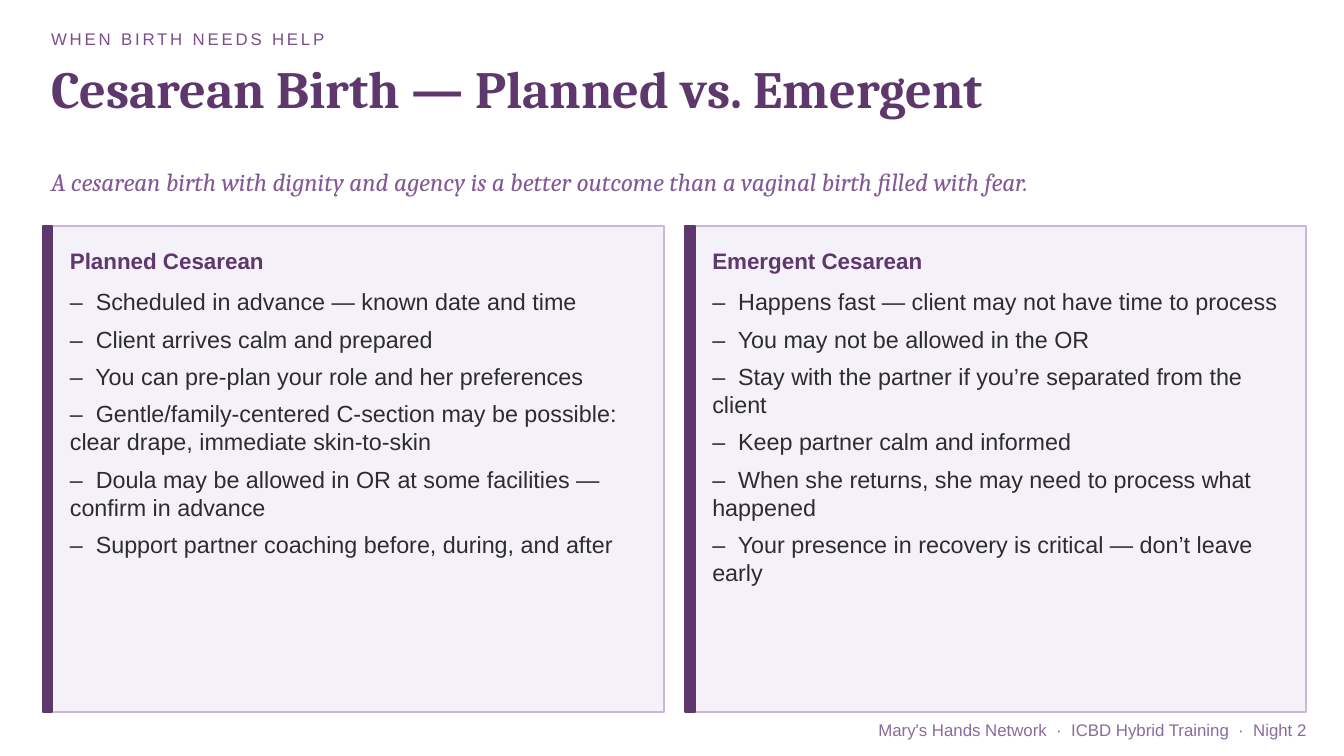
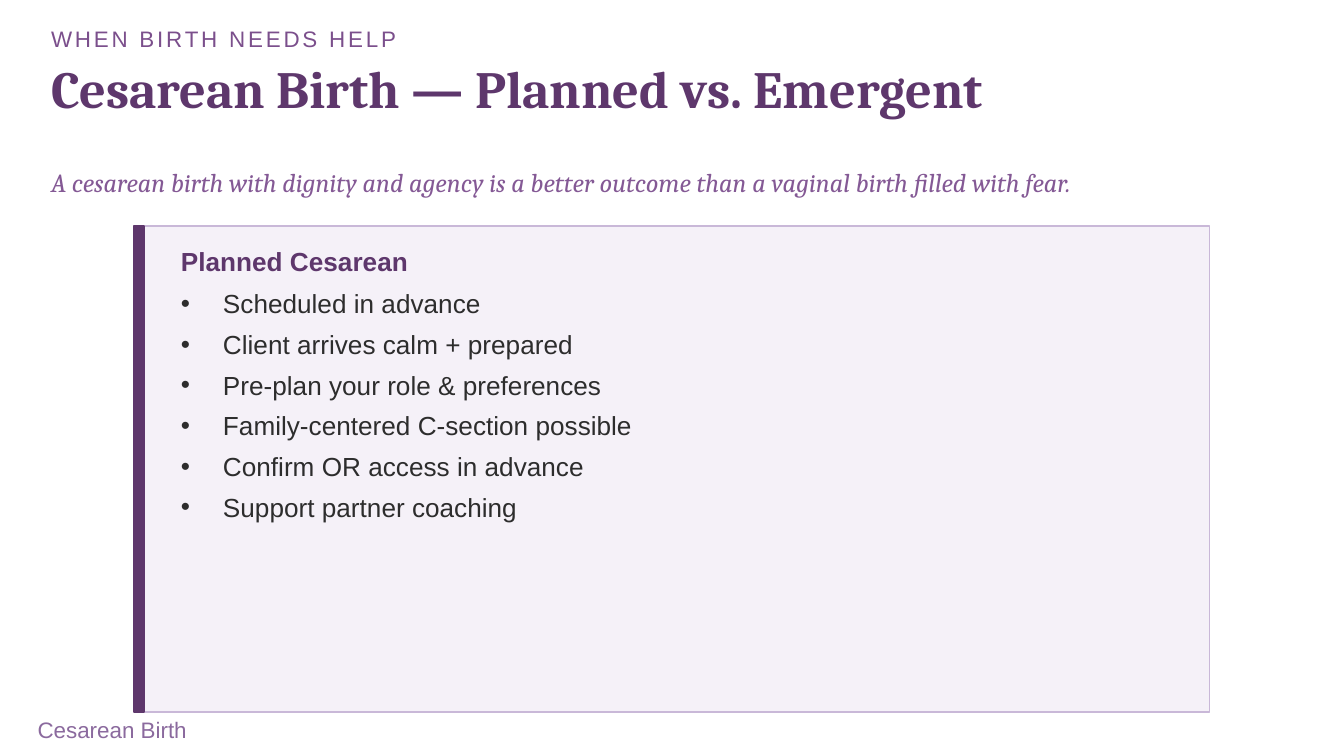
Before and after one commit to maryshandsnetwork-ai/MHNWebsiteTest, a slide deck: slide 61 of assets/training/mhn-icbd-night-2.pptx (slide 44 before the commit). Drawn at 1344x756 pixels with LibreOffice and Linux fonts; fonts in the diff are those of the drawing. Boxes give left, top, right and bottom in pixels: in the first picture for what was removed or moved away, otherwise in the second. Text is boxed around its words. In the diff, an @@ line names an element or a change of style, - is before the commit and + after.

```diff
--- a/assets/training/mhn-icbd-night-2.pptx
+++ b/assets/training/mhn-icbd-night-2.pptx
@@ text "WHEN BIRTH NEEDS HELP" at bbox=[51, 31, 396, 47]: size 9 to 12 pt @@
@@ text "A cesarean birth with dignity ..." at bbox=[51, 174, 1070, 198]: size 13.5 to 14 pt @@
@@ rectangle: place and size @@
-rectangle at bbox=[43, 226, 52, 712]
+rectangle at bbox=[134, 226, 144, 712]
@@ rectangle: place and size @@
-rectangle at bbox=[43, 226, 664, 712]
+rectangle at bbox=[134, 226, 1210, 712]
@@ rectangle removed at bbox=[685, 226, 1306, 712] @@
@@ rectangle removed at bbox=[685, 226, 695, 712] @@
@@ text "Planned Cesarean": place and size @@
-text "Planned Cesarean" at bbox=[70, 252, 264, 269]
+text "Planned Cesarean" at bbox=[181, 252, 408, 272]
@@ text "Planned Cesarean" at bbox=[181, 252, 408, 272]: size 12 to 14 pt @@
@@ text removed at bbox=[712, 253, 923, 274] @@
-Emergent Cesarean
@@ text at bbox=[223, 294, 632, 523]: text changed; size 12.5 to 14 pt @@
-– Scheduled in advance — known date and time
-– Client arrives calm and prepared
-– You can pre-plan your role and her preferences
-– Gentle/family-centered C-section may be possible: clear drape, immediate skin-to-skin
-– Doula may be allowed in OR at some facilities — confirm in advance
-– Support partner coaching before, during, and after
+• Scheduled in advance
+• Client arrives calm + prepared
+• Pre-plan your role & preferences
+• Family-centered C-section possible
+• Confirm OR access in advance
+• Support partner coaching
@@ text removed at bbox=[712, 293, 1277, 586] @@
-– Happens fast — client may not have time to process
-– You may not be allowed in the OR
-– Stay with the partner if you’re separated from the client
-– Keep partner calm and informed
-– When she returns, she may need to process what happened
-– Your presence in recovery is critical — don’t leave early
@@ text added at bbox=[38, 722, 187, 738], 12 pt, text #8B6A9E @@
+Cesarean Birth
@@ text removed at bbox=[878, 724, 1306, 740] @@
-Mary's Hands Network · ICBD Hybrid Training · Night 2
```
Also in this commit, not shown: 53 other slides changed, 21 slides added, 1 other file.
